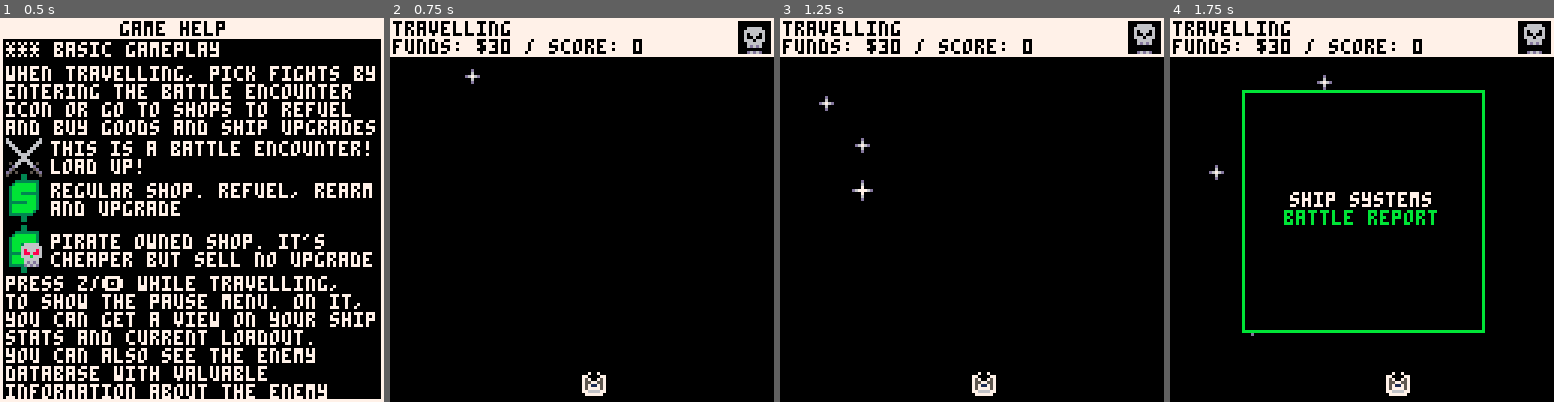
Above: before the commit, frames 1-4 (left to right).
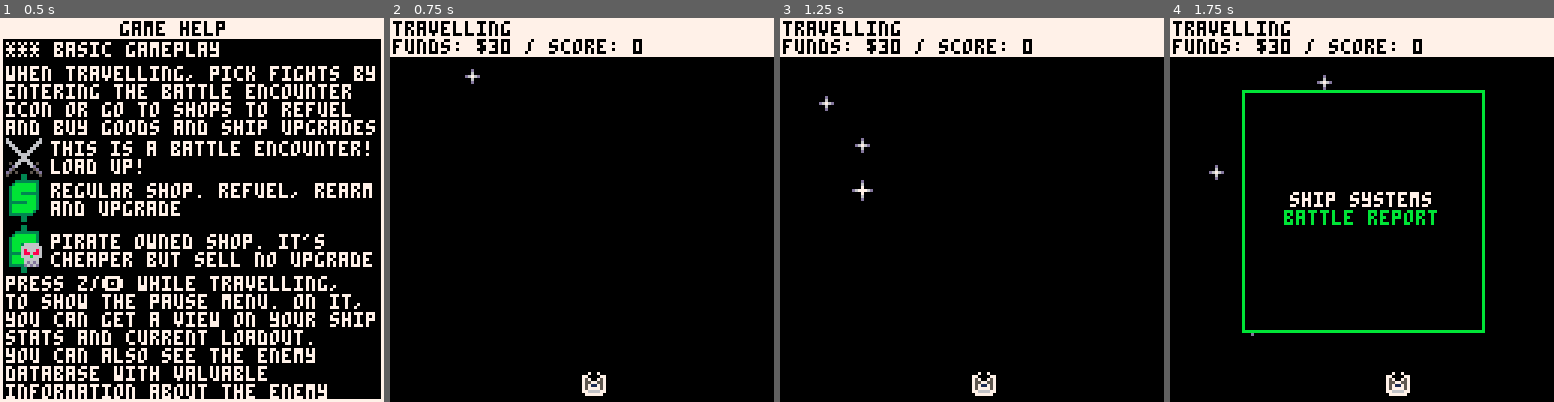
Above: after the commit, the same moments.

Repository: NinetiesPaul/Orion-s-Defender
Game: PICO-8 cartridge orionsdefender.p8
Two runs of this game, one before a commit and one after it. Both use one fixed random seed, a clock stepped at 60 frames per second and the inputs below.
Inputs:
- Up to frame 1 (0.5 s): tap X (X key) at 0.33 s
- Up to frame 2 (0.75 s): tap O (Z key) at 0.7 s
- Up to frame 3 (1.25 s): tap X (X key) at 1.07 s
- Up to frame 4 (1.75 s): hold Right from 1.6 s (still down); tap O (Z key) at 1.7 s

Frame 1 is identical in both runs. In frame 2, 0.7% of the frame differs, in the area x 90-100%, y 0-10%; in frame 3, 0.7%; in frame 4, 0.7%.

Commit message:
feat: major improvements on store ui; improved messages; improved shop item dependencies; changes to pirate rep; some prices changes

Diff:
--- a/orionsdefender.p8
+++ b/orionsdefender.p8
@@ -19,7 +19,7 @@
 		6,	-- 6 start screen
 		7 	-- 7 tutorial
 	]]--
-	pirate_rep = 1
+	pirate_rep = 0
 	clock = 0
 	current_view = 6
 	pause_menu = false
@@ -70,7 +70,7 @@
 	missile_cooldown_lvls = { 120, 90, 75 }
 	missile_damage_lvls = { 2.5, 3.2, 4.1 }
 	missile_lvl = 1
-	missile_n = 2
+	missile_n = 4
 	missile_damage = missile_damage_lvls[missile_lvl]
 	missile_cooldown_rate = missile_cooldown_lvls[missile_lvl]
 	missile_cooldown = false
@@ -81,7 +81,7 @@
 	stun_damage_lvls = { 0.7, 0.9, 1.1 }
 	stun_proximity_damage_lvs = { 0.1, 0.16, 0.22 }
 	stun_lvl = 1
-	stun_n = 4
+	stun_n = 0
 	stun_damage = stun_damage_lvls[stun_lvl]
 	stun_proximity_damage = stun_proximity_damage_lvs[stun_lvl]
 	stun_cooldown_rate = stun_cooldown_lvls[stun_lvl]
@@ -92,7 +92,7 @@
 	cluster_damage_lvls = { 0.5, 0.65, 0.7 }
 	cluster_frag_damage_lvls = { 0.85, 1.15, 1.3 }
 	cluster_lvl = 1
-	cluster_n = 3
+	cluster_n = 0
 	cluster_damage = cluster_damage_lvls[cluster_lvl]
 	cluster_frag_damage = cluster_frag_damage_lvls[cluster_lvl]
 	cluster_cooldown_rate = cluster_cooldown_lvls[cluster_lvl]
@@ -160,14 +160,16 @@
 			formatted_name = "fuel",
 			price = 3,
 			shops = "both",
-			compare_with = "max_fuel"
+			compare_with = "max_fuel",
+			enabled = true
 		},
 		{
 			name = "health",
 			price = 4,
 			formatted_name = "health",
 			shops = "both",
-			compare_with = "max_health"
+			compare_with = "max_health",
+			enabled = true
 		},
 		{
 			name = "health_lvl",
@@ -175,6 +177,7 @@
 			formatted_name = "health upgrade",
 			shops = "civ",
 			compare_with = "health_max_lvl",
+			relates_to = "health",
 			enabled = true
 		},
 		{
@@ -182,7 +185,8 @@
 			price = 4,
 			formatted_name = "armor",
 			shops = "both",
-			compare_with = "max_armor"
+			compare_with = "max_armor",
+			enabled = true
 		},
 		{
 			name = "armor_lvl",
@@ -190,6 +194,7 @@
 			formatted_name = "armor upgrade",
 			shops = "civ",
 			compare_with = "armor_max_lvl",
+			relates_to = "armor",
 			enabled = true
 		},
 		{
@@ -213,7 +218,8 @@
 			price = 7,
 			formatted_name = "missile ammo",
 			shops = "both",
-			compare_with = "missile_max_capacity"
+			compare_with = "missile_max_capacity",
+			enabled = true
 		},
 		{
 			name = "missile_lvl",
@@ -221,6 +227,7 @@
 			formatted_name = "missile upgrade",
 			shops = "civ",
 			compare_with = "missile_max_lvl",
+			relates_to = "missile_n",
 			enabled = true
 		},
 		{
@@ -228,7 +235,8 @@
 			price = 4,
 			formatted_name = "stun ammo",
 			shops = "both",
-			compare_with = "stun_max_capacity"
+			compare_with = "stun_max_capacity",
+			enabled = true
 		},
 		{
 			name = "stun_lvl",
@@ -236,6 +244,7 @@
 			formatted_name = "stun upgrade",
 			shops = "civ",
 			compare_with = "stun_max_lvl",
+			relates_to = "stun_n",
 			enabled = true
 		},
 		{
@@ -243,7 +252,8 @@
 			price = 3,
 			formatted_name = "cluster ammo",
 			shops = "both",
-			compare_with = "cluster_max_capacity"
+			compare_with = "cluster_max_capacity",
+			enabled = true
 		},
 		{
 			name = "cluster_lvl",
@@ -251,13 +261,15 @@
 			formatted_name = "cluster upgrade",
 			shops = "civ",
 			compare_with = "cluster_max_lvl",
+			relates_to = "cluster_n",
 			enabled = true
 		},
 		{
 			name = "pirate_bribe",
-			price = 50 * pirate_rep,
+			price = 125 * pirate_rep,
 			formatted_name = "bribe pirate faction",
-			shops = "pirate"
+			shops = "pirate",
+			enabled = true
 		}
 	}
 
@@ -386,7 +398,7 @@
 	if (current_view == 1 or current_view == 2 and not transition_animation) spr(ship_spr,ship_x,ship_y)
 
 	if current_view == 1 then -- world
-		draw_threat()
+		if (pirate_rep > 0) draw_threat()
 		foreach(encounters, draw_encounter)
 
 		if pause_menu then
@@ -402,20 +414,20 @@
 
 			if pause_menu_battlerep then
 				print("battle report", 26, 26, 11)
-				spr(enemy_list[pause_menu_battlerep_page]["spr"], 26, 39)
-				print("the " .. "\""..enemy_list[pause_menu_battlerep_page]["name"].."\"", 37, 40, 7)
-
-				print("hull: " .. enemy_list[pause_menu_battlerep_page]["b_health"], 26, 48, 7)
-				print("shield: " .. enemy_list[pause_menu_battlerep_page]["b_energy"], 26, 54, 7)
-				print("speed: " .. enemy_list[pause_menu_battlerep_page]["b_speed"], 26, 60, 7)
-				print("shot speed: " .. enemy_list[pause_menu_battlerep_page]["b_shot_speed"], 26, 66, 7)
-				print("damage: " .. enemy_list[pause_menu_battlerep_page]["b_damage"], 26, 72, 7)
-				print("cooldown: " .. enemy_list[pause_menu_battlerep_page]["b_cdr"], 26, 78, 7)
+				spr(enemy_list[pause_menu_battlerep_page].spr, 26, 39)
+				print("the " .. "\""..enemy_list[pause_menu_battlerep_page].name.."\"", 37, 40, 7)
+
+				print("hull: " .. enemy_list[pause_menu_battlerep_page].b_health, 26, 48, 7)
+				print("shield: " .. enemy_list[pause_menu_battlerep_page].b_energy, 26, 54, 7)
+				print("speed: " .. enemy_list[pause_menu_battlerep_page].b_speed, 26, 60, 7)
+				print("shot speed: " .. enemy_list[pause_menu_battlerep_page].b_shot_speed, 26, 66, 7)
+				print("damage: " .. enemy_list[pause_menu_battlerep_page].b_damage, 26, 72, 7)
+				print("cooldown: " .. enemy_list[pause_menu_battlerep_page].b_cdr, 26, 78, 7)
 
 				threath = (pause_menu_battlerep_page == 1) and "low" or (pause_menu_battlerep_page == 2 or pause_menu_battlerep_page == 3) and "mid" or "high"
 				print("threath level: " .. threath, 26, 84, 7)
-				print("confirmed kills: " .. enemy_list[pause_menu_battlerep_page]["n_destroyed"], 26, 90, 7)
-				print("proficiency: " .. enemy_list[pause_menu_battlerep_page]["knowledge_level"], 26, 96, 7)
+				print("confirmed kills: " .. enemy_list[pause_menu_battlerep_page].n_destroyed, 26, 90, 7)
+				print("proficiency: " .. enemy_list[pause_menu_battlerep_page].knowledge_level, 26, 96, 7)
 			end
 
 			if pause_menu_myship then
@@ -518,10 +530,10 @@
 		i = 0
 		for item in all (shop_items) do
 			price = (pirate_store == false) and item.price or (item.name == "pirate_bribe") and item.price or ceil(item.price/2)
-			if (not item.enabled and item.shops != "both" and item.shops != "pirate") price = "---"
+
 			print(item.formatted_name, 14, 16 + i * 6, 7)
-			print("$", 100, 16 + i * 6, 3)
-			print(price, 104, 16 + i * 6, 7)
+			if (item.enabled) print("$", 100, 16 + i * 6, 3)
+			if (item.enabled) print(price, 104, 16 + i * 6, 7)
 			i += 1
 		end
 
@@ -856,6 +868,8 @@
 	enemy_by_difficulty ={ { 1,2 }, { 2, 3 }, { 3, 4 } }
 	bounty_chance = { 0.9, 0.8, 0.7 }
 	bounty_lvls = { 40, 55, 70 }
+
+	local pirate_rep = (pirate_rep == 0) and 1 or pirate_rep
 
 	enemy_count = rnd(enemy_by_difficulty[pirate_rep])
 
@@ -1508,8 +1522,6 @@
 -- shop
 
 function nav_store()
-	current_shop_item = shop_items[shop_selector]
-
 	if count(shop_items) == 0 then
 		for item in all (all_shop_items) do
 			if pirate_store == false then
@@ -1518,34 +1530,39 @@
 				if (item.shops == "civ") goto skip_to_next
 			end
 
-			add(shop_items, item)
+			local item_copy = {}
+			for k, v in pairs(item) do
+				item_copy[k] = v
+			end
+			if (item_copy.name == "pirate_bribe" and pirate_rep == 0) item_copy.enabled = false
+			if ((item_copy.compare_with != nil) and player[item_copy.name] == player[item_copy.compare_with]) item_copy.enabled = false
+			if ((item_copy.name == "stun_n" or item_copy.name == "stun_lvl") and player.weapon_system_lvl < 2) item_copy.enabled = false
+			if ((item_copy.name == "cluster_n" or item_copy.name == "cluster_lvl") and player.weapon_system_lvl < 3) item_copy.enabled = false
+			add(shop_items, item_copy)
 
 			::skip_to_next::
 		end
 	end
 
-	if btnp(5) then
-		sfx(00)
-		shop_items = {}
-		current_view = 1
-		shop_last_bought = ""
-		pirate_store = false
-		shop_selector = 1
-	end
+	current_shop_item = shop_items[shop_selector]
 
 	if btnp(4) then
 		price = (pirate_store == false) and current_shop_item.price or (current_shop_item.name == "pirate_bribe") and current_shop_item.price or ceil(current_shop_item.price/2)
 		if scraps >= price then
 			if current_shop_item.name == "pirate_bribe" then
-				if pirate_rep > 1 then
+				if pirate_rep > 0 then
 					scraps -= price
 					pirate_rep -= 1
 					current_shop_item.price = pirate_rep * 75
 					shop_last_bought = "pirate rep downgraded"
+					if (pirate_rep == 0) current_shop_item.enabled = false
 				else
 					shop_last_bought = "already at minimum pirate rep"
 				end
-			elseif player[current_shop_item.name] < player[current_shop_item.compare_with] then
+			elseif not current_shop_item.enabled then
+				shop_last_bought = current_shop_item.formatted_name .. " unavailable"
+				if (player[current_shop_item.name] == player[current_shop_item.compare_with]) shop_last_bought = current_shop_item.formatted_name .. " maxed out"
+			elseif player[current_shop_item.name] < player[current_shop_item.compare_with] and current_shop_item.enabled then
 				player[current_shop_item.name] = flr(player[current_shop_item.name])
 				player[current_shop_item.name] += 1
 				shop_last_bought = "bought " .. current_shop_item.formatted_name
@@ -1571,14 +1588,37 @@
 					stun_proximity_damage = stun_proximity_damage_lvs[player.stun_lvl]
 					stun_cooldown_rate = stun_cooldown_lvls[player.stun_lvl]
 					player.stun_max_capacity = special_ammo_lvls[player.stun_lvl]
+				elseif current_shop_item.name == "weapon_system_lvl" then
+					-- this is for enabling the new weapon system and ammo as you upgrade the weapon system
+					if player.weapon_system_lvl > 1 then
+						for item in all(shop_items) do
+							if (item.name == "cluster_n" or item.name == "cluster_lvl") and player.weapon_system_lvl == 2 then
+								item.enabled = true
+							end
+							if (item.name == "stun_n" or item.name == "stun_lvl") and player.weapon_system_lvl == 3 then
+								item.enabled = true
+							end
+						end
+					end
 				end
 
+				-- this is for enabling the consumables once its related "parent" shop items are purchased
+				if current_shop_item.relates_to != nil then
+					for item in all(shop_items) do
+						if item.name == current_shop_item.relates_to then
+							item.enabled = true
+						end
+					end
+				end
+
+				if (player[current_shop_item.name] == player[current_shop_item.compare_with]) current_shop_item.enabled = false
+
+				-- updating the price of upgrades
 				if current_shop_item.shops == "civ" then
 					current_shop_item.price = player[current_shop_item.name] * price
-					if (player[current_shop_item.name] == player[current_shop_item.compare_with]) current_shop_item.enabled = false
 				end
 			else
-				shop_last_bought = current_shop_item.formatted_name .. " maxed out"
+				current_shop_item.enabled = false
 			end
 		else
 			shop_last_bought = "not enough credits"
@@ -1594,6 +1634,15 @@
 	if btnp(2) then
 		sfx(02)
 		if (shop_selector > 1) shop_selector -= 1
+	end
+
+	if btnp(5) then
+		sfx(00)
+		shop_items = {}
+		current_view = 1
+		shop_last_bought = ""
+		pirate_store = false
+		shop_selector = 1
 	end
 end
 
